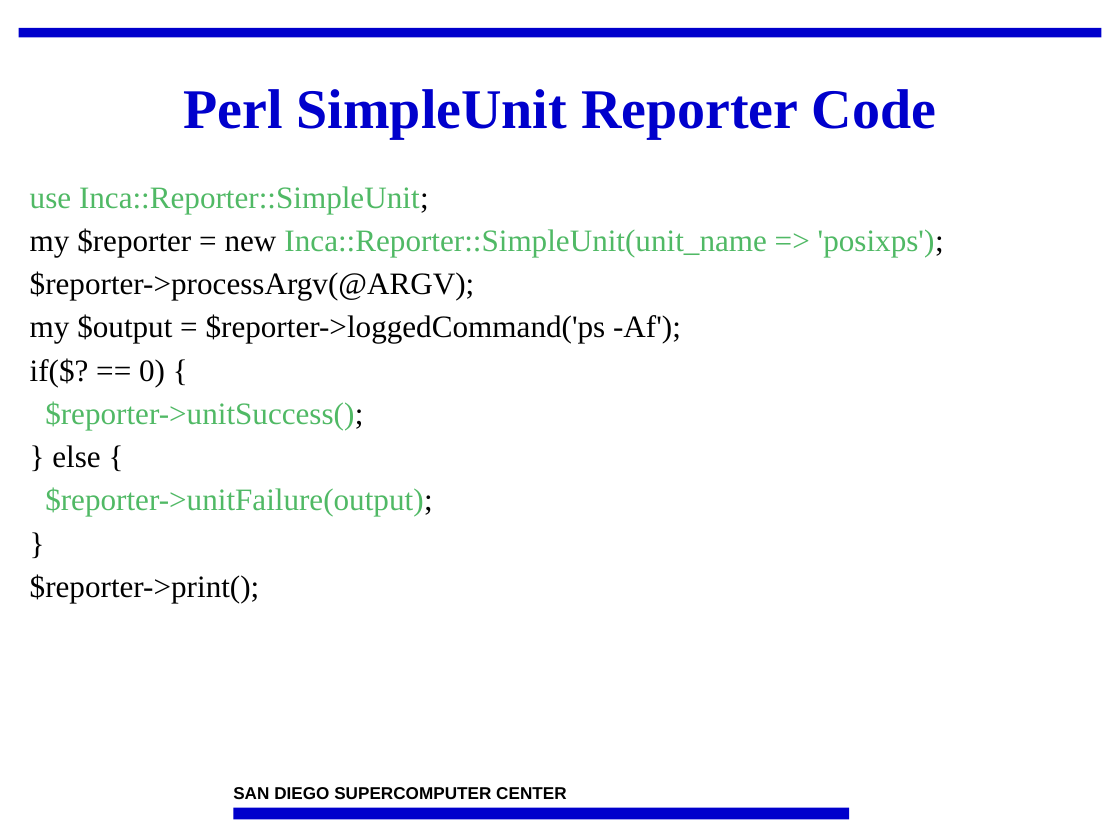
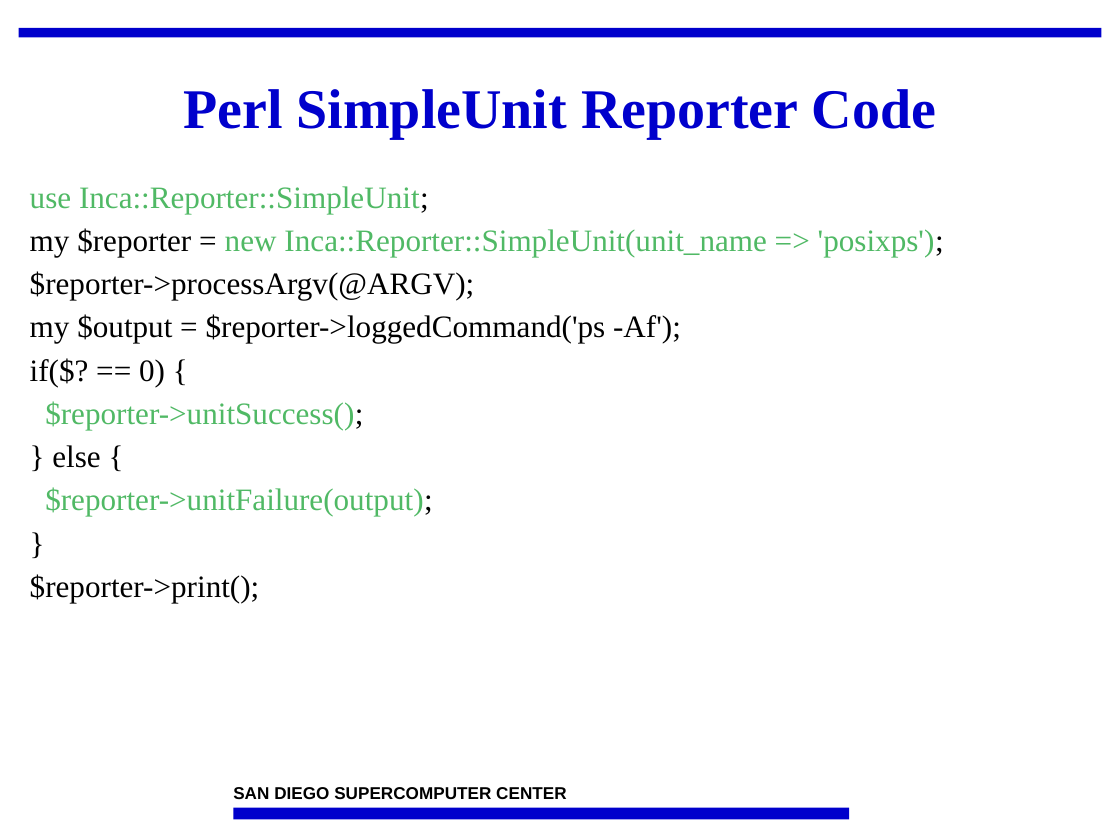
Before and after one commit to IncaProject/inca-xsede, a slide deck: slide 20 of talks/2008workshop/incaReporters.ppt. Drawn at 1120x840 pixels with LibreOffice and Linux fonts; fonts in the diff are those of the drawing; background and template pictures are left out. Boxes give left, top, right and bottom in pixels: in the first picture for what was removed or moved away, otherwise in the second. Text is boxed around its words. In the diff, an @@ line names an element or a change of style, - is before the commit and + after.

```diff
--- a/talks/2008workshop/incaReporters.ppt
+++ b/talks/2008workshop/incaReporters.ppt
@@ text at (30,228,944,257): text colour #000000 to #50B965 in "new" @@
```
Also in this commit, not shown: 2 other slides changed.
